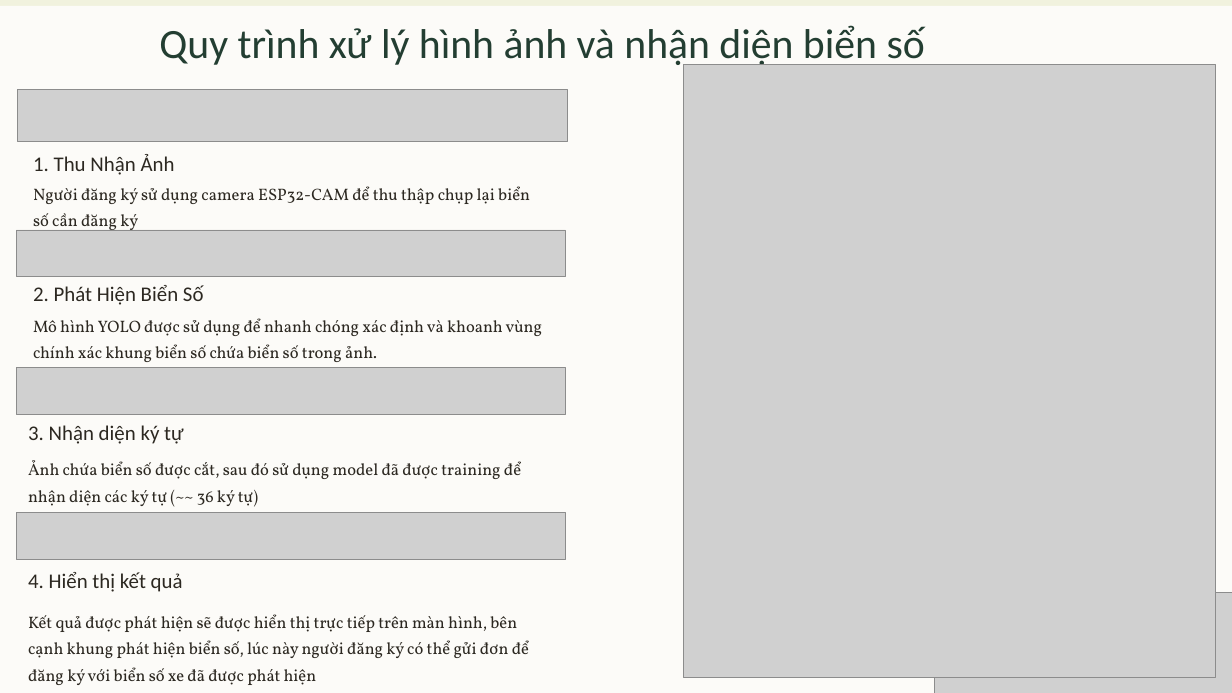
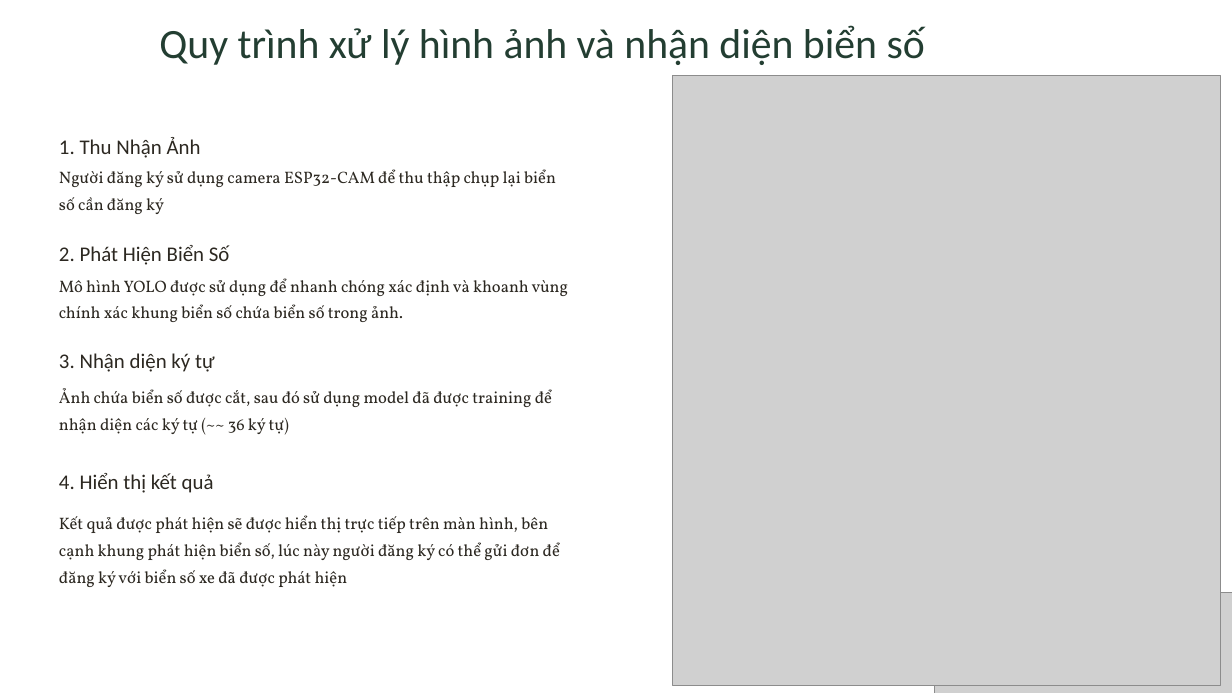
Before and after one commit to MinhTris21/ESP32CAM-FLASK, a slide deck: slide 8 of 21200363 - Nguyễn Minh Trí - THUYẾT TRÌNH.pptx (slide 3 before the commit). Drawn at 1232x693 pixels with LibreOffice and Linux fonts; fonts in the diff are those of the drawing; grey boxes stand for pictures. Boxes give left, top, right and bottom in pixels: in the first picture for what was removed or moved away, otherwise in the second. Text is boxed around its words. In the diff, an @@ line names an element or a change of style, - is before the commit and + after.

```diff
--- a/21200363 - Nguyễn Minh Trí - THUYẾT TRÌNH.pptx
+++ b/21200363 - Nguyễn Minh Trí - THUYẾT TRÌNH.pptx
@@ rectangle removed at [0, 0, 1232, 693] @@
@@ rectangle removed at [0, 5, 1232, 693] @@
@@ picture: place and size @@
-picture at [683, 65, 1215, 678]
+picture at [673, 75, 1221, 685]
@@ picture removed at [18, 90, 567, 142] @@
@@ text "1. Thu Nhận Ảnh": place and size @@
-text "1. Thu Nhận Ảnh" at [33, 154, 175, 175]
+text "1. Thu Nhận Ảnh" at [59, 137, 201, 158]
@@ text "Người đăng ký sử dụng ..." rewrapped from [33, 186, 530, 235] to [59, 169, 556, 214] @@
@@ picture removed at [16, 230, 565, 277] @@
@@ text "2. Phát Hiện Biển Số": place and size @@
-text "2. Phát Hiện Biển Số" at [33, 285, 204, 305]
+text "2. Phát Hiện Biển Số" at [59, 245, 230, 265]
@@ text "Mô hình YOLO được sử ...": place and size @@
-text "Mô hình YOLO được sử ..." at [33, 318, 542, 362]
+text "Mô hình YOLO được sử ..." at [59, 278, 568, 322]
@@ text "3. Nhận diện ký tự": place and size @@
-text "3. Nhận diện ký tự" at [28, 425, 184, 444]
+text "3. Nhận diện ký tự" at [59, 353, 215, 372]
@@ picture removed at [16, 367, 565, 414] @@
@@ text "Ảnh chứa biển số được ...": place and size @@
-text "Ảnh chứa biển số được ..." at [28, 460, 521, 507]
+text "Ảnh chứa biển số được ..." at [59, 388, 552, 434]
@@ text "4. Hiển thị kết quả": place and size @@
-text "4. Hiển thị kết quả" at [28, 572, 183, 592]
+text "4. Hiển thị kết quả" at [59, 473, 214, 493]
@@ text "Kết quả được phát hiện ...": place and size @@
-text "Kết quả được phát hiện ..." at [28, 614, 529, 685]
+text "Kết quả được phát hiện ..." at [59, 515, 560, 587]
@@ picture removed at [16, 513, 565, 560] @@
```
Also in this commit, not shown: 8 other slides changed, 5 slides added, 3 slides removed.
